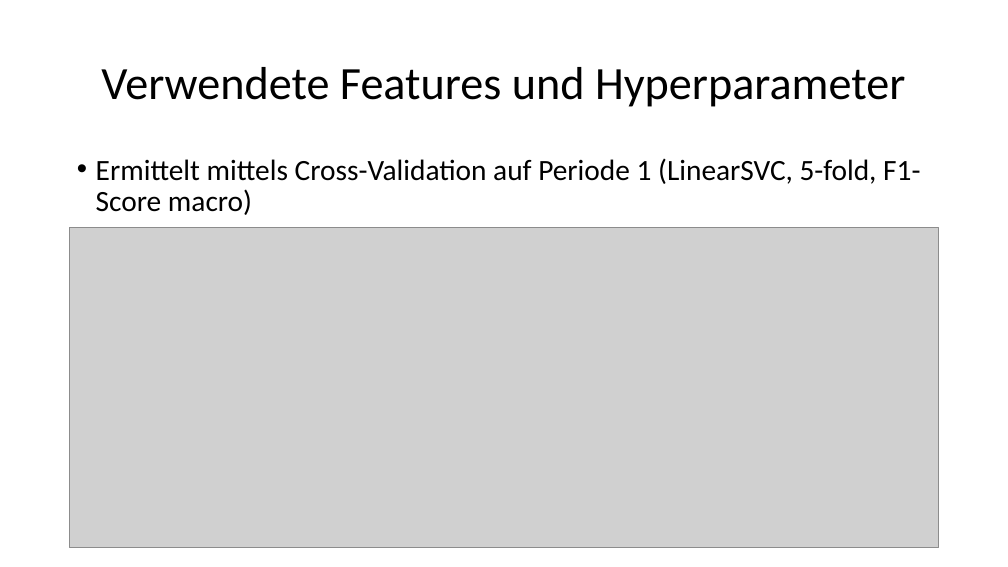
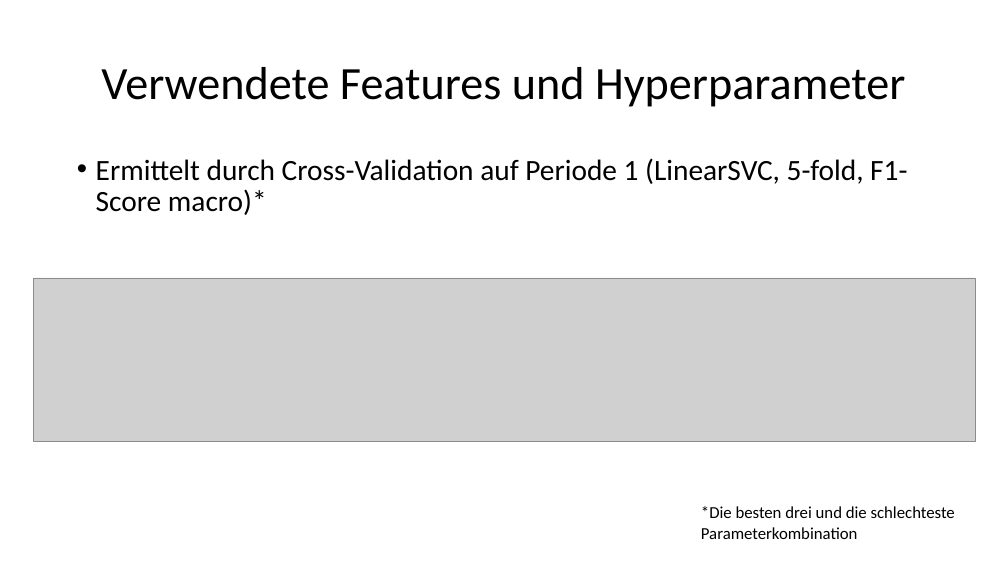
Before and after one commit to LennartKeller/TextklassifikationsProjekt2019, a slide deck: slide 14 of Projektgruppenpräsention.pptx (slide 13 before the commit). Drawn at 1008x567 pixels with LibreOffice and Linux fonts; fonts in the diff are those of the drawing; grey boxes stand for pictures. Boxes give left, top, right and bottom in pixels: in the first picture for what was removed or moved away, otherwise in the second. Text is boxed around its words. In the diff, an @@ line names an element or a change of style, - is before the commit and + after.

```diff
--- a/Projektgruppenpräsention.pptx
+++ b/Projektgruppenpräsention.pptx
@@ text at (x1=96, y1=158, x2=907, y2=215): text changed @@
-• Ermittelt mittels Cross-Validation auf Periode 1 (LinearSVC, 5-fold, F1-Score macro)
+• Ermittelt durch Cross-Validation auf Periode 1 (LinearSVC, 5-fold, F1-Score macro)*
@@ picture removed at (x1=70, y1=228, x2=939, y2=547) @@
@@ picture added at (x1=33, y1=278, x2=975, y2=442) @@
@@ text added at (x1=701, y1=506, x2=955, y2=539), 16 pt, text #000000 @@
+*Die besten drei und die schlechteste Parameterkombination
```
Also in this commit, not shown: 4 other slides changed, 11 slides added, 1 slide removed.
